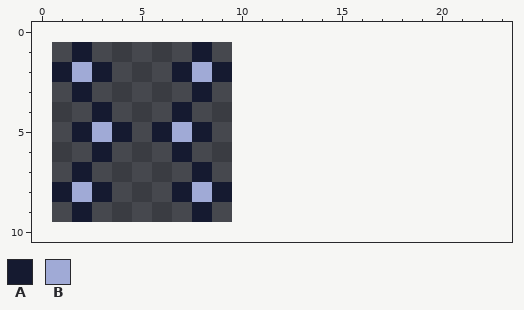
File history of a pixel-art sprite, Textures/Extra_Dye_Menu.png. The picture above was drawn from the file before the commit.
The file is 18x18 pixels, drawn in blocks of 2x2; one block is one cell here. The old version is drawn lined up with the new one, on the new canvas.
Palette (. is transparent): A #151a30  B #a0aad6
Pixels before, first column x 1:
 1 .A.....A.
 2 ABA...ABA
 3 .A.....A.
 4 ..A...A..
 5 .ABA.ABA.
 6 ..A...A..
 7 .A.....A.
 8 ABA...ABA
 9 .A.....A.
Now the later version:
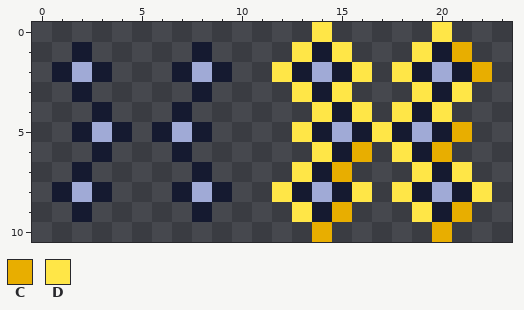
Colours new in this view: C #e8ae00  D #ffe647
What changed:
canvas 9x9 -> 24x11, the old top-left corner now at 1,1
There is now colour A in row 1 at x 14 and 20; in row 2 at x 13, 15, 19 and 21; in row 3 at x 14 and 20; in row 4 at x 15 and 19; in row 5 at x 14, 16, 18 and 20; in row 6 at x 15 and 19.
There is now colour A in row 7 at x 14 and 20; in row 8 at x 13, 15, 19 and 21; in row 9 at x 14 and 20.
There is now colour B in row 2 at x 14 and 20; in row 5 at x 15 and 19; in row 8 at x 14 and 20.
There is now colour C in row 1 at x 21; in row 2 at x 22; in row 5 at x 21; in row 6 at x 16 and 20; in row 7 at x 15; in row 9 at x 15 and 21.
There is now colour C in row 10 at x 14 and 20.
There is now colour D in row 0 at x 14 and 20; in row 1 at x 13, 15 and 19; in row 2 at x 12, 16 and 18; in row 3 at x 13, 15, 19 and 21; in row 4 at x 14, 16, 18 and 20; in row 5 at x 13 and 17.
There is now colour D in row 6 at x 14 and 18; in row 7 at x 13, 19 and 21; in row 8 at x 12, 16, 18 and 22; in row 9 at x 13 and 19.
Changed places in both pictures, as pixel boxes (x1, y1, x2, y2):
added: (272, 22, 492, 242)
